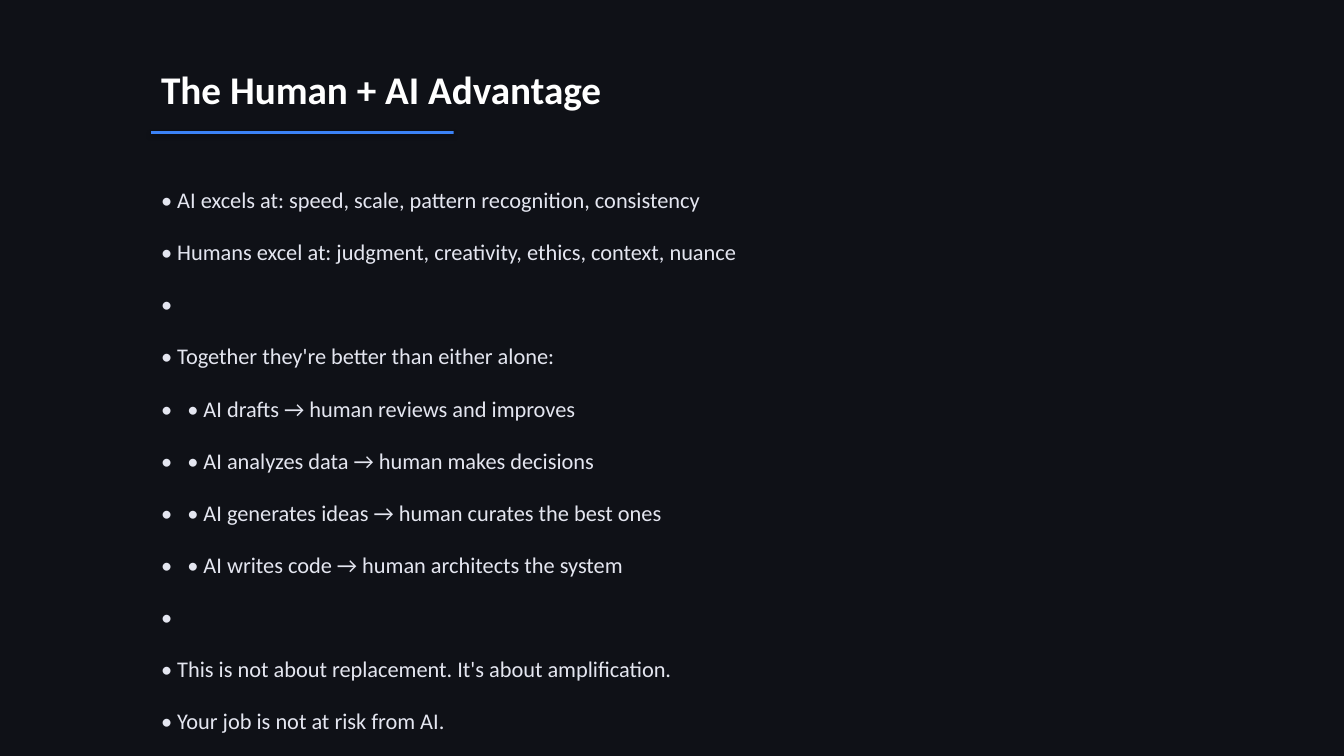
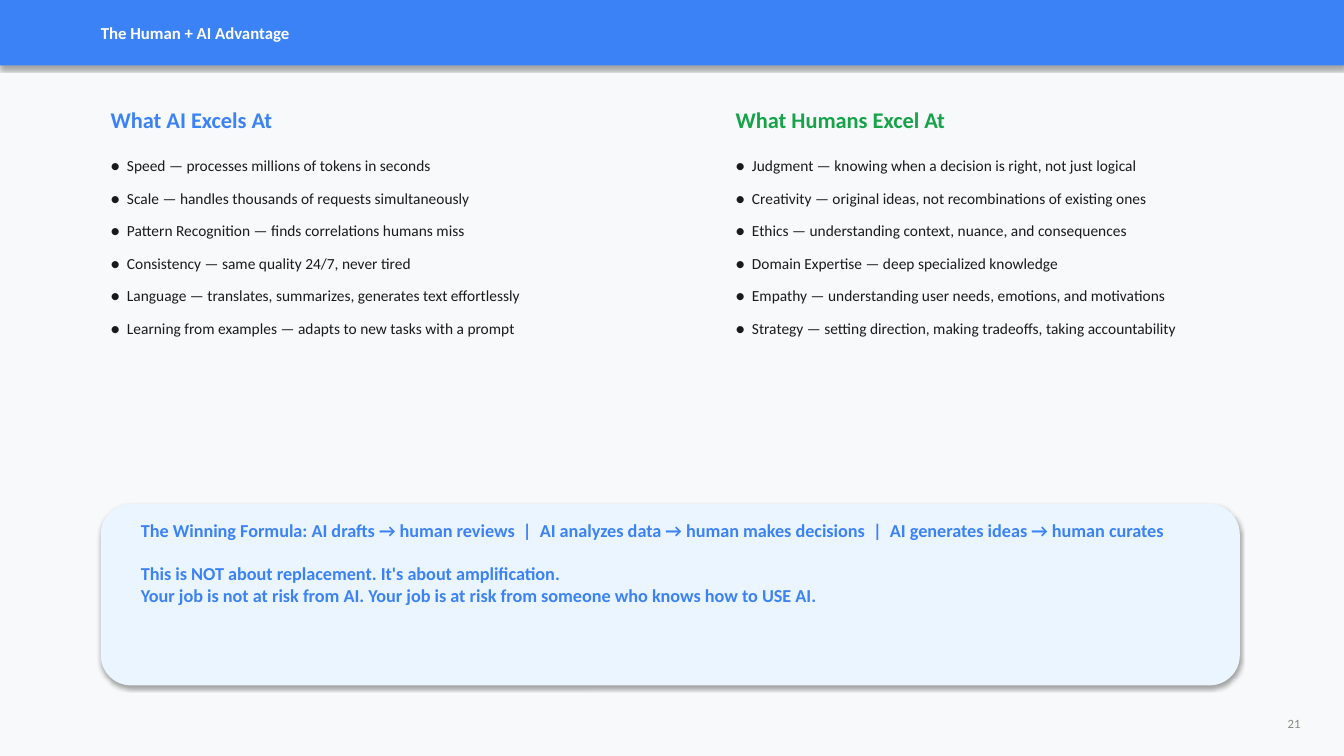
Before and after one commit to shubhamag91/ai-playbook, a slide deck: slide 21 of presentation/ai-playbook-intro.pptx (slide 38 before the commit). Drawn at 1344x756 pixels with LibreOffice and Linux fonts; fonts in the diff are those of the drawing. Boxes give left, top, right and bottom in pixels: in the first picture for what was removed or moved away, otherwise in the second. Text is boxed around its words. In the diff, an @@ line names an element or a change of style, - is before the commit and + after.

```diff
--- a/presentation/ai-playbook-intro.pptx
+++ b/presentation/ai-playbook-intro.pptx
@@ background #0F1117 to #F8F9FA @@
@@ rectangle "The Human + AI Advantage": place and size @@
-rectangle "The Human + AI Advantage" at [161, 76, 601, 111]
+rectangle "The Human + AI Advantage" at [0, 0, 1344, 66]
@@ rectangle "The Human + AI Advantage" at [0, 0, 1344, 66]: size 28 to 12 pt; vertical alignment top to middle; fill none to #3B82F6; shadow on @@
@@ text added at [111, 112, 273, 128], 16 pt, text #3B82F6, bold @@
+What AI Excels At
@@ text added at [736, 112, 945, 128], 16 pt, text #16A34A, bold @@
+What Humans Excel At
@@ rectangle removed at [151, 131, 454, 134] @@
@@ text added at [127, 160, 520, 337], 11 pt, text #1A1A1A @@
+● Speed — processes millions of tokens in seconds
+● Scale — handles thousands of requests simultaneously
+● Pattern Recognition — finds correlations humans miss
+● Consistency — same quality 24/7, never tired
+● Language — translates, summarizes, generates text effortlessly
+● Learning from examples — adapts to new tasks with a prompt
@@ text added at [752, 160, 1176, 337], 11 pt, text #1A1A1A @@
+● Judgment — knowing when a decision is right, not just logical
+● Creativity — original ideas, not recombinations of existing ones
+● Ethics — understanding context, nuance, and consequences
+● Domain Expertise — deep specialized knowledge
+● Empathy — understanding user needs, emotions, and motivations
+● Strategy — setting direction, making tradeoffs, taking accountability
@@ rounded rectangle added at [101, 504, 1240, 686], fill #EBF5FF @@
@@ text at [141, 524, 1164, 605]: text changed; size 16 to 13 pt; text colour #E4E6F0 to #3B82F6; bold on @@
-• AI excels at: speed, scale, pattern recognition, consistency
-• Humans excel at: judgment, creativity, ethics, context, nuance
-•
-• Together they're better than either alone:
-• • AI drafts → human reviews and improves
-• • AI analyzes data → human makes decisions
-• • AI generates ideas → human curates the best ones
-• • AI writes code → human architects the system
-•
-• This is not about replacement. It's about amplification.
-• Your job is not at risk from AI.
-• Your job is at risk from someone who knows how to USE AI.
+The Winning Formula: AI drafts → human reviews | AI analyzes data → human makes decisions | AI generates ideas → human curates
+This is NOT about replacement. It's about amplification.
+Your job is not at risk from AI. Your job is at risk from someone who knows how to USE AI.
@@ text added at [1288, 720, 1301, 728], 9 pt, text #888880 @@
+21
```
Also in this commit, not shown: 8 other slides changed, 14 slides added, 31 slides removed, 1 other file.
